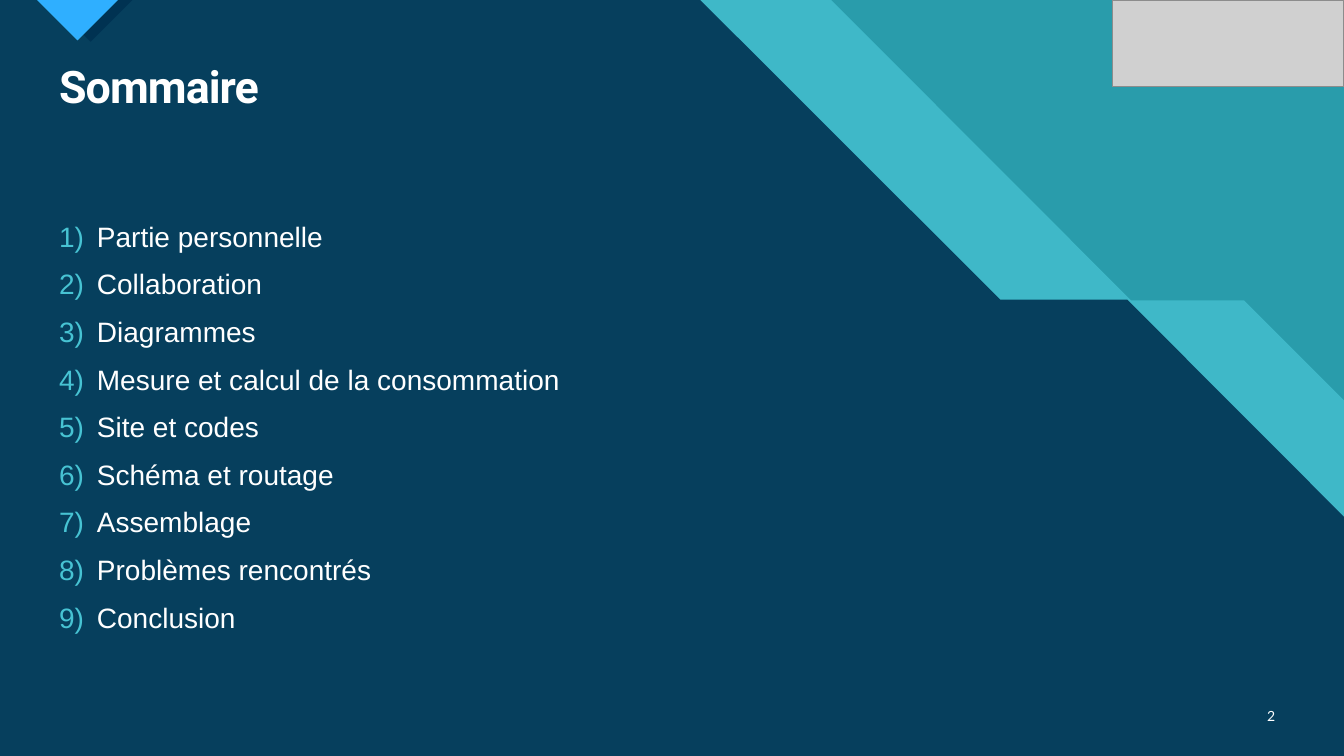
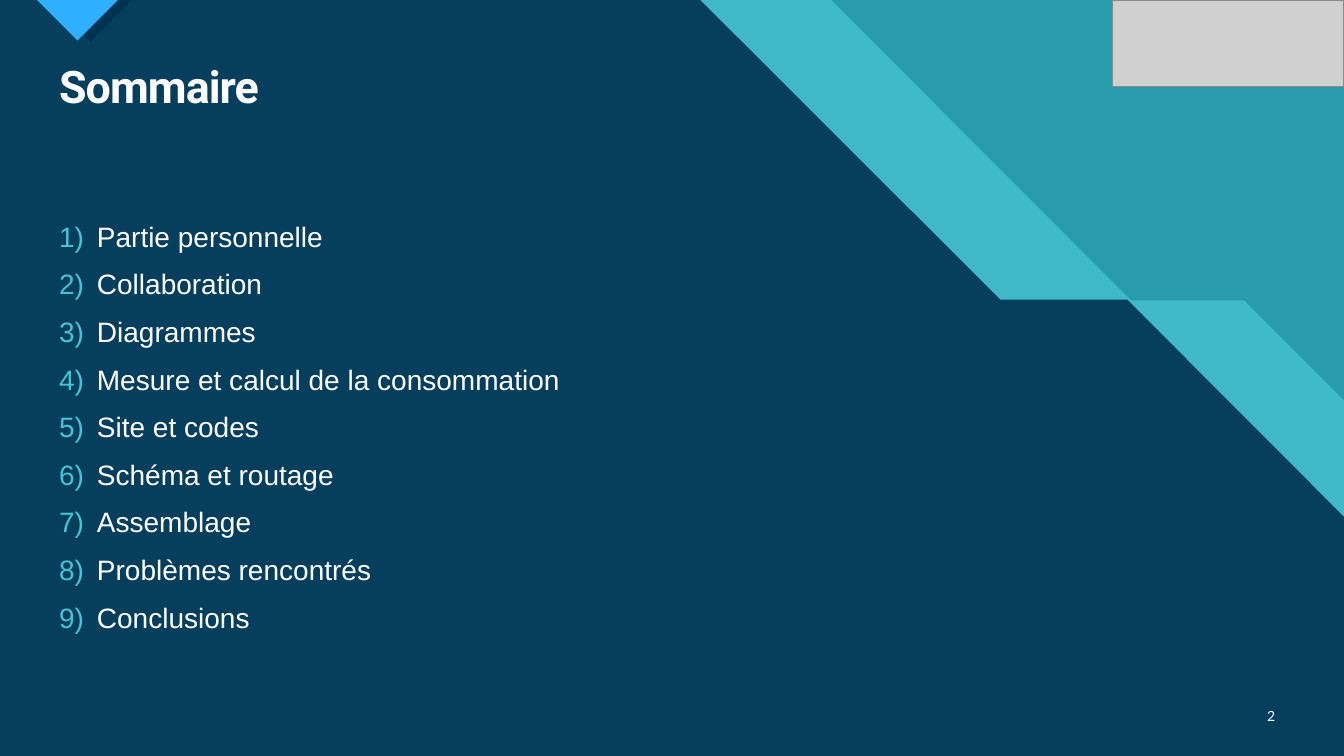
Before and after one commit to m4mchlk-svg/Projet-Pico-Centrale-Hydro-l-ctrique-BTS-CIEL-2nd, a slide deck: slide 2 of Rapport de PROJET/Diapo-Oral.pptx. Drawn at 1344x756 pixels with LibreOffice and Linux fonts; fonts in the diff are those of the drawing; grey boxes stand for pictures. Boxes give left, top, right and bottom in pixels: in the first picture for what was removed or moved away, otherwise in the second. Text is boxed around its words. In the diff, an @@ line names an element or a change of style, - is before the commit and + after.

```diff
--- a/Rapport de PROJET/Diapo-Oral.pptx
+++ b/Rapport de PROJET/Diapo-Oral.pptx
@@ text at (97, 607, 250, 629): text changed @@
-9) Conclusion
+9) Conclusions
```
Also in this commit, not shown: 4 other slides changed.
